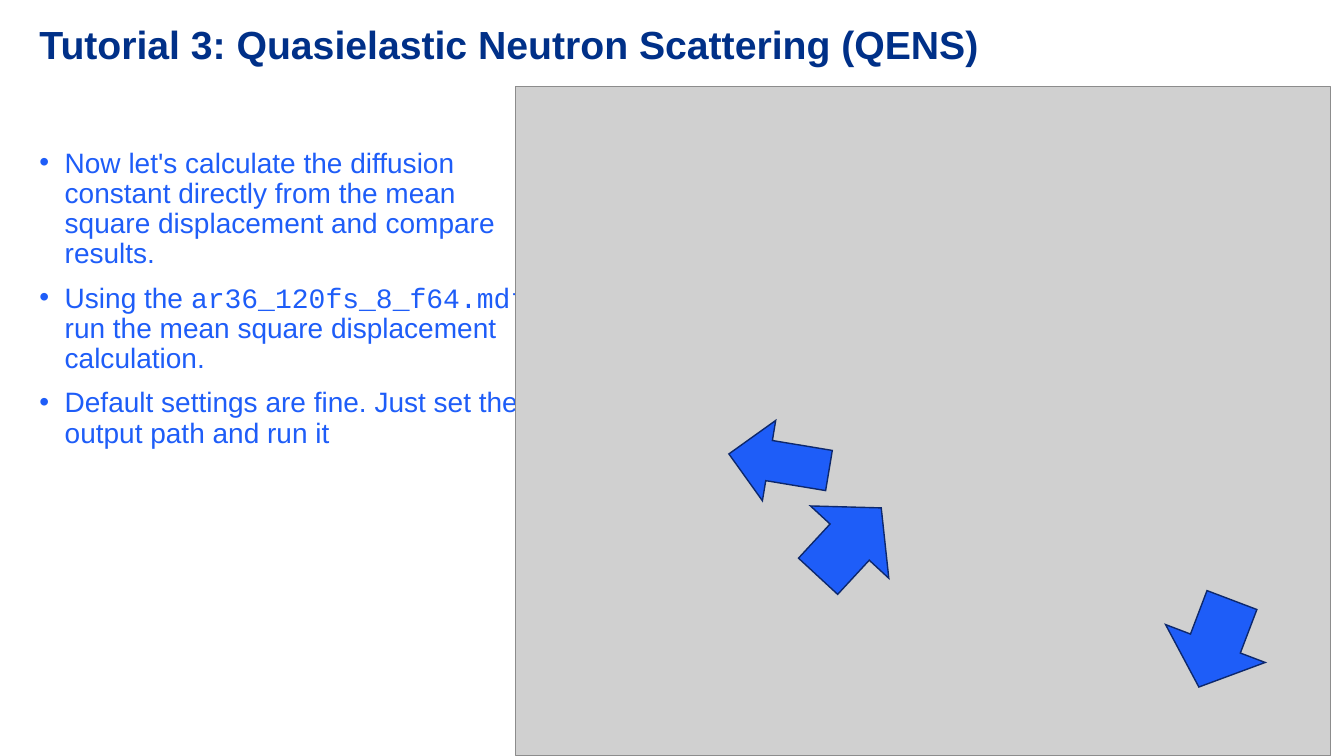
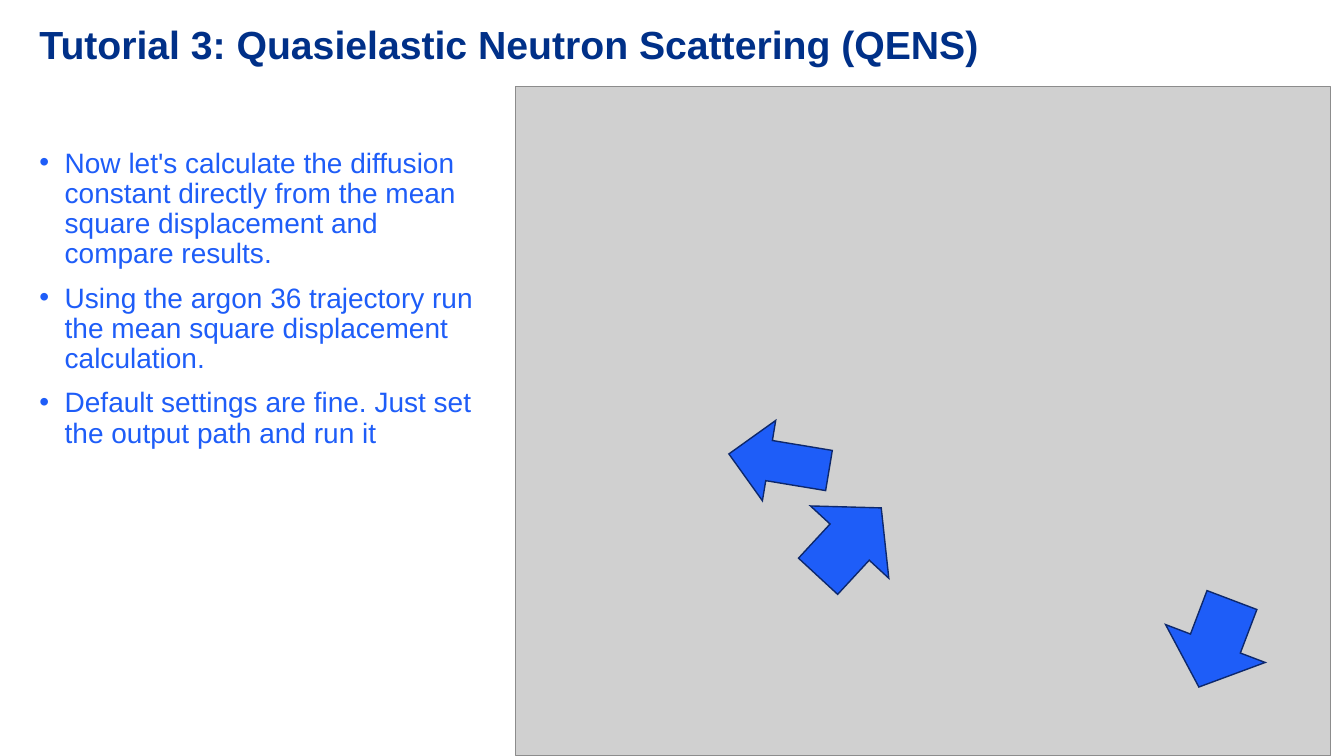
Before and after one commit to MDANSE2026/workshop, a slide deck: slide 17 of Data/MDANSE/MDANSE_neutrons_tutorial/tutorial_QENS/tutorial_qens_slides.pptx. Drawn at 1344x756 pixels with LibreOffice and Linux fonts; fonts in the diff are those of the drawing; grey boxes stand for pictures; background and template pictures are left out. Boxes give left, top, right and bottom in pixels: in the first picture for what was removed or moved away, otherwise in the second. Text is boxed around its words. In the diff, an @@ line names an element or a change of style, - is before the commit and + after.

Commit message:
edit slides and add hydrodynamics tutorial

```diff
--- a/Data/MDANSE/MDANSE_neutrons_tutorial/tutorial_QENS/tutorial_qens_slides.pptx
+++ b/Data/MDANSE/MDANSE_neutrons_tutorial/tutorial_QENS/tutorial_qens_slides.pptx
@@ text at bbox=[65, 287, 472, 369]: text changed @@
-• Using the ar36_120fs_8_f64.mdt run the mean square displacement calculation.
+• Using the argon 36 trajectory run the mean square displacement calculation.
```
Also in this commit, not shown: 1 other slide changed, 6 other files.
